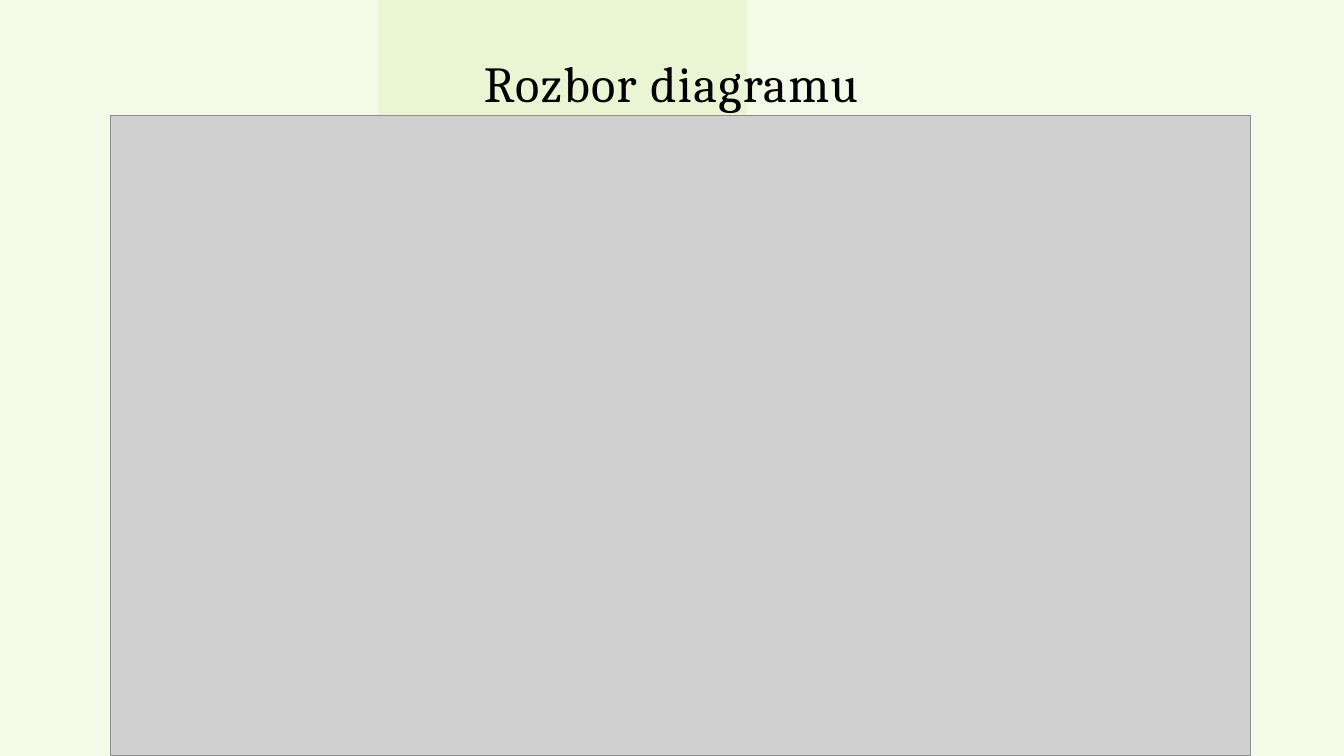
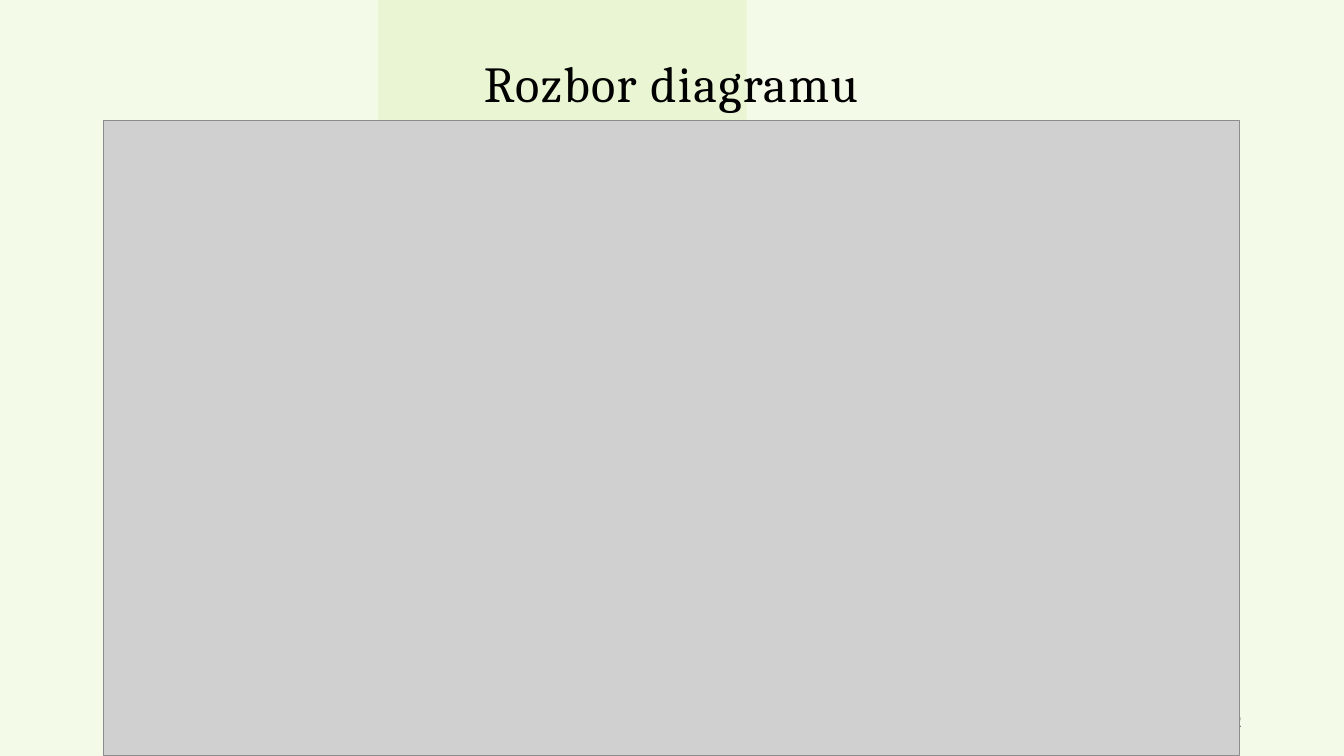
Before and after one commit to Szotkowski/Project10, a slide deck: slide 3 of Presentation.pptx. Drawn at 1344x756 pixels with LibreOffice and Linux fonts; fonts in the diff are those of the drawing; grey boxes stand for pictures. Boxes give left, top, right and bottom in pixels: in the first picture for what was removed or moved away, otherwise in the second. Text is boxed around its words. In the diff, an @@ line names an element or a change of style, - is before the commit and + after.

Commit message:
presentation fix

```diff
--- a/Presentation.pptx
+++ b/Presentation.pptx
@@ picture resized from (x1=111, y1=115, x2=1251, y2=756) to (x1=104, y1=121, x2=1240, y2=756) @@
@@ text added at (x1=1234, y1=712, x2=1242, y2=732), 12 pt, text #767171 @@
+2
```
